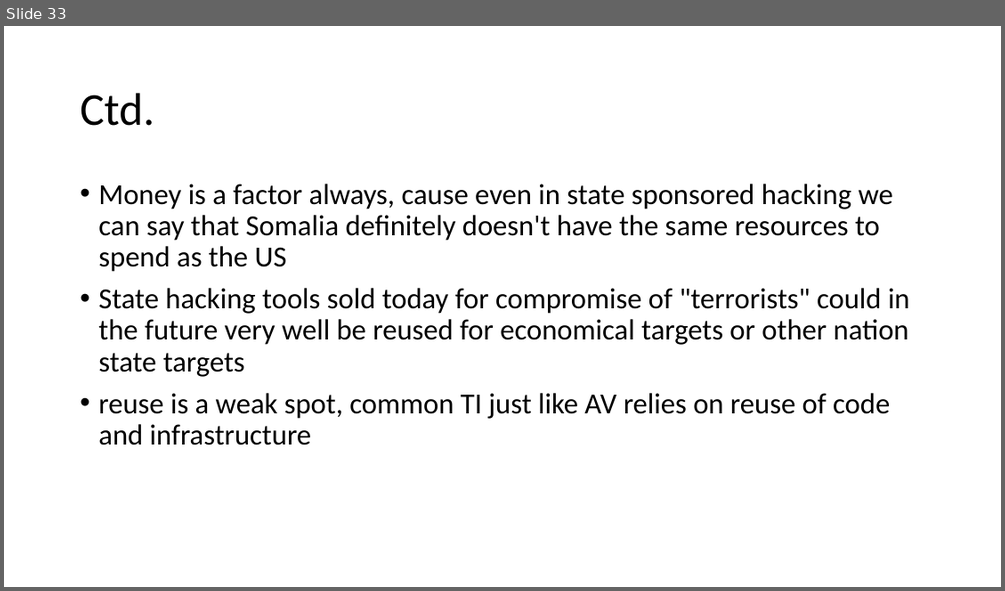
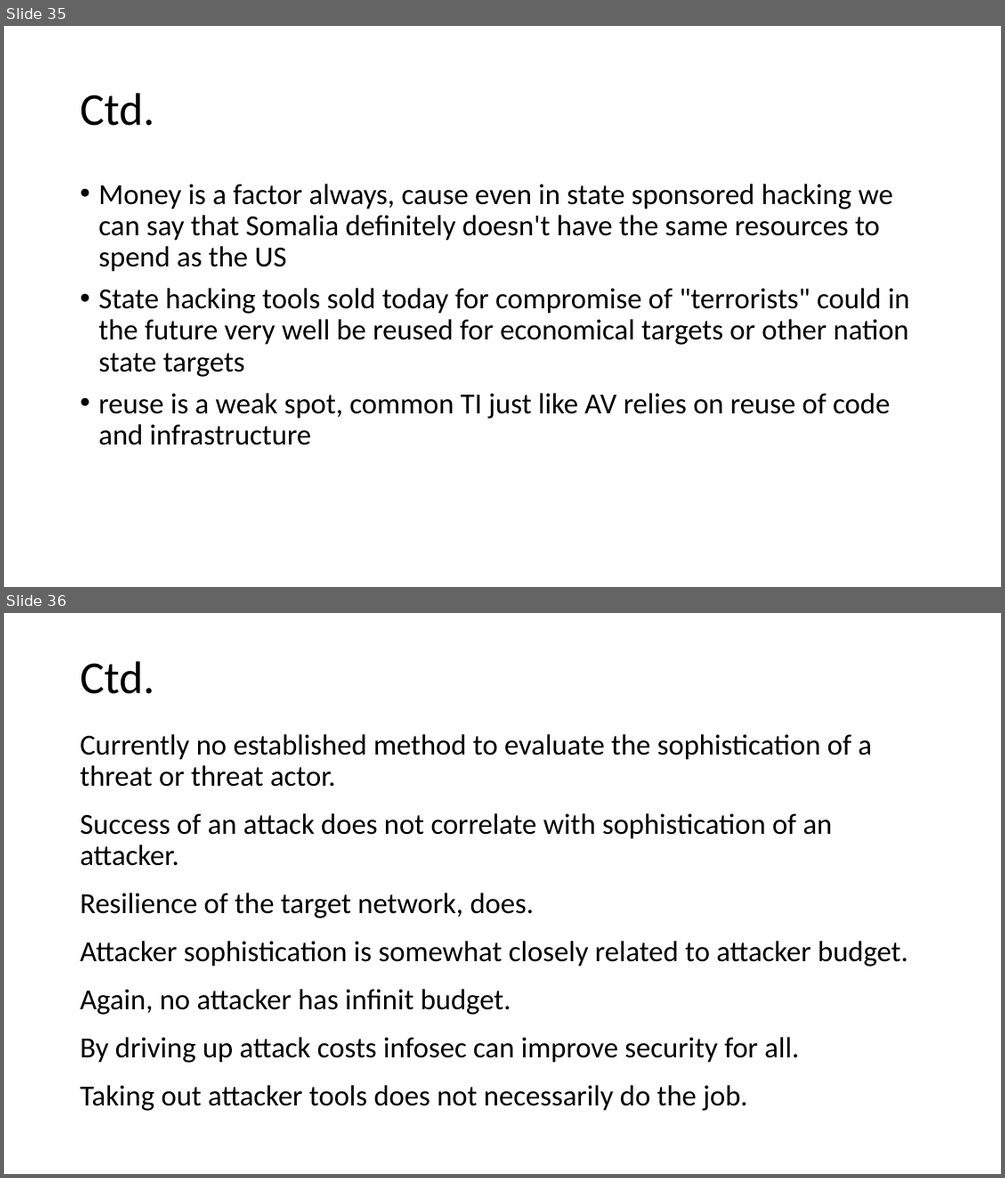
Before and after one commit to pinkflawd/IoCannon, a slide deck: draft.pptx. Shown one above the other, each under a label of ours: slide 33 before the commit, slides 35 and 36 after it. The pictures are 1005x591 and 1005x1178 pixels, drawn with LibreOffice and Linux fonts; fonts in the diff are those of the drawing. Boxes give left, top, right and bottom in pixels: in the first picture for what was removed or moved away, otherwise in the second. Text is boxed around its words. In the diff, an @@ line names an element or a change of style, - is before the commit and + after.

```diff
--- a/draft.pptx
+++ b/draft.pptx
@@ slide 36 added at (4,613,1001,1174), background #FFFFFF @@
@@ title added at (80,661,154,694), 44 pt, text #000000 @@
+Ctd.
@@ text added at (80,734,908,1111), 28 pt, text #000000 @@
+Currently no established method to evaluate the sophistication of a threat or threat actor.
+Success of an attack does not correlate with sophistication of an attacker.
+Resilience of the target network, does.
+Attacker sophistication is somewhat closely related to attacker budget.
+Again, no attacker has infinit budget.
+By driving up attack costs infosec can improve security for all.
+Taking out attacker tools does not necessarily do the job.
@@ what was slide 33 is now slide 35 @@
```
Also in this commit, not shown: 6 slides changed, 8 other slides added, 5 slides removed.
